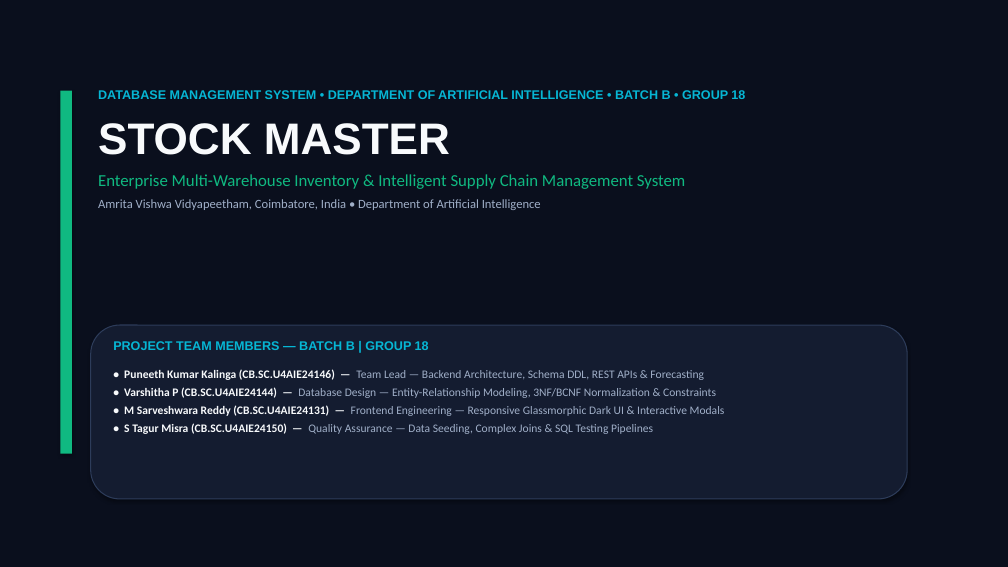
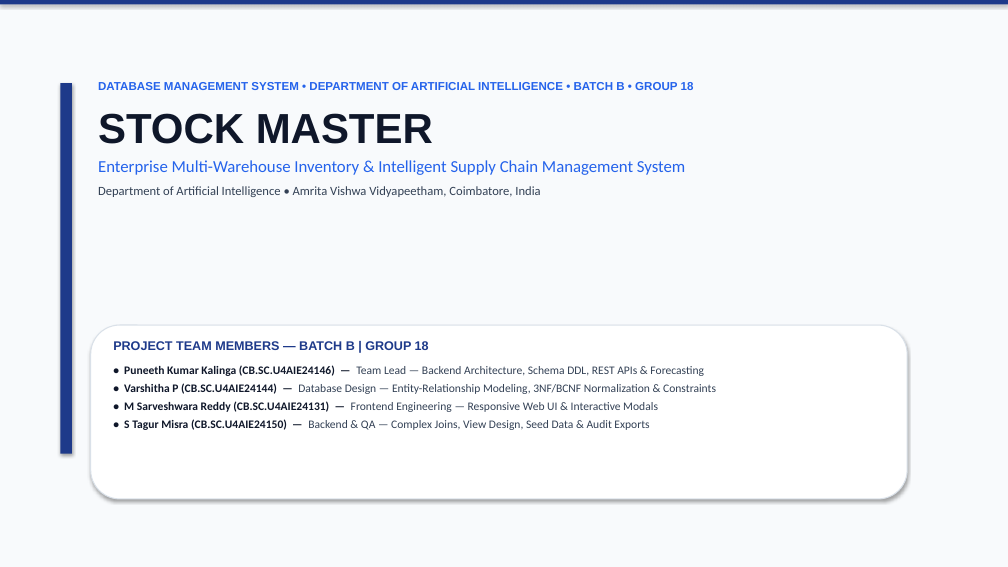
Before and after one commit to puneethkalinga/StockMaster-DBMS, a slide deck: slide 1 of StockMaster_Final_Review_Presentation.pptx. Drawn at 1008x567 pixels with LibreOffice and Linux fonts; fonts in the diff are those of the drawing. Boxes give left, top, right and bottom in pixels: in the first picture for what was removed or moved away, otherwise in the second. Text is boxed around its words. In the diff, an @@ line names an element or a change of style, - is before the commit and + after.

Commit message:
Update final review presentation slides with academic formatting

```diff
--- a/StockMaster_Final_Review_Presentation.pptx
+++ b/StockMaster_Final_Review_Presentation.pptx
@@ rectangle at bbox=[0, 0, 1008, 567]: fill #0A0F1D to #F8FAFC @@
@@ rectangle added at bbox=[0, 0, 1008, 5], fill #1E3A8A @@
@@ rectangle: place and size @@
-rectangle at bbox=[60, 91, 72, 454]
+rectangle at bbox=[60, 83, 72, 454]
@@ rectangle at bbox=[60, 83, 72, 454]: fill #10B981 to #1E3A8A @@
@@ text "DATABASE MANAGEMENT SYSTEM • DEPARTMENT ...": place and size @@
-text "DATABASE MANAGEMENT SYSTEM • DEPARTMENT ..." at bbox=[98, 90, 745, 210]
+text "DATABASE MANAGEMENT SYSTEM • DEPARTMENT ..." at bbox=[98, 82, 694, 197]
@@ text at bbox=[98, 82, 694, 175]: size 12 to 11 pt, text colour #06B6D4 to #2563EB in "DATABASE MANAGEMENT SYSTEM • DEPARTMENT OF ARTIFICIAL ..."; size 42 to 40 pt, text colour #F8FAFC to #0F172A in "STOCK MASTER"; text colour #10B981 to #2563EB in "Enterprise Multi-Warehouse Inventory & Intelligent Supply Ch ..."; less space between paragraphs @@
@@ text at bbox=[98, 186, 540, 197]: text changed; text colour #A0AFC8 to #334155 @@
-Amrita Vishwa Vidyapeetham, Coimbatore, India • Department of Artificial Intelligence
+Department of Artificial Intelligence • Amrita Vishwa Vidyapeetham, Coimbatore, India
@@ rounded rectangle at bbox=[91, 325, 907, 499]: fill #141C30 to #FFFFFF; outline #2D3C5A 1 pt to #DAE1E9 1 pt @@
@@ text "PROJECT TEAM MEMBERS — BATCH ..." at bbox=[113, 340, 429, 353]: text colour #06B6D4 to #1E3A8A @@
@@ text at bbox=[124, 365, 716, 394]: text colour #F8FAFC to #0F172A in "• Puneeth Kumar Kalinga (CB.SC.U4AIE24146) —", "• Varshitha P (CB.SC.U4AIE24144) —"; text colour #A0AFC8 to #334155 in "Team Lead — Backend Architecture, Schema DDL, ...", "Database Design — Entity-Relationship Modeling, 3NF/BCNF Nor ..." @@
@@ text at bbox=[124, 401, 658, 430]: text changed; text colour #A0AFC8 to #334155 @@
-• M Sarveshwara Reddy (CB.SC.U4AIE24131) — Frontend Engineering — Responsive Glassmorphic Dark UI & Interactive Modals
-• S Tagur Misra (CB.SC.U4AIE24150) — Quality Assurance — Data Seeding, Complex Joins & SQL Testing Pipelines
+• M Sarveshwara Reddy (CB.SC.U4AIE24131) — Frontend Engineering — Responsive Web UI & Interactive Modals
+• S Tagur Misra (CB.SC.U4AIE24150) — Backend & QA — Complex Joins, View Design, Seed Data & Audit Exports
```
Also in this commit, not shown: 20 other slides changed.
